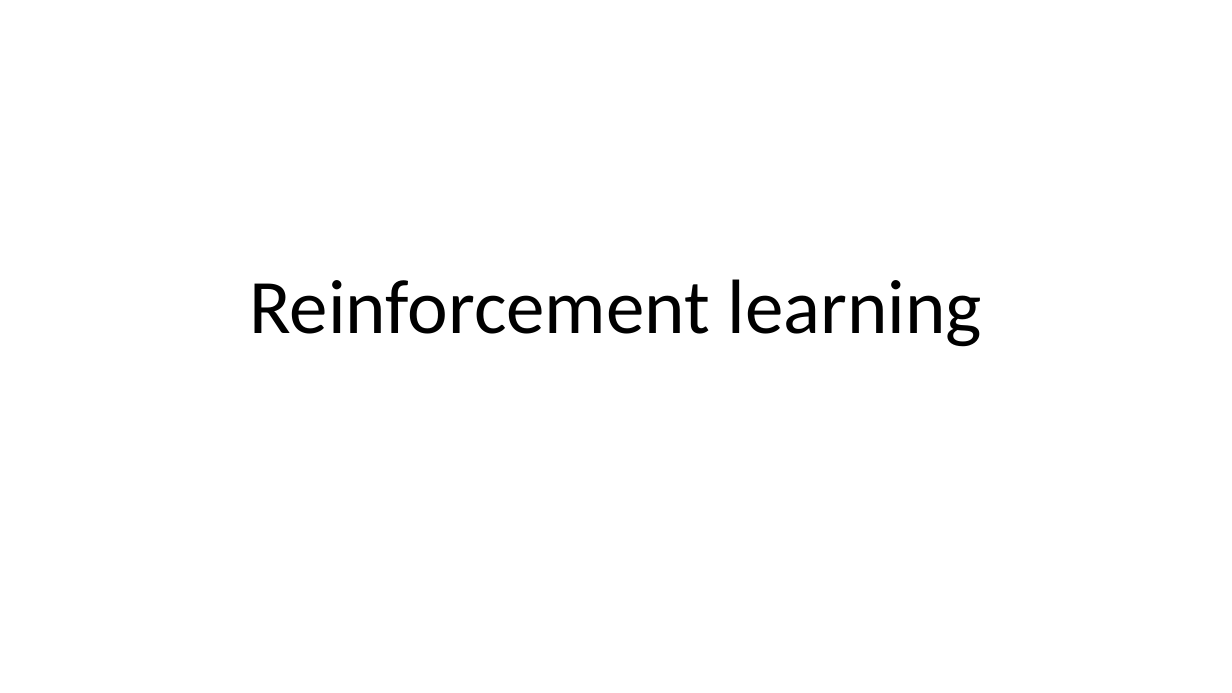
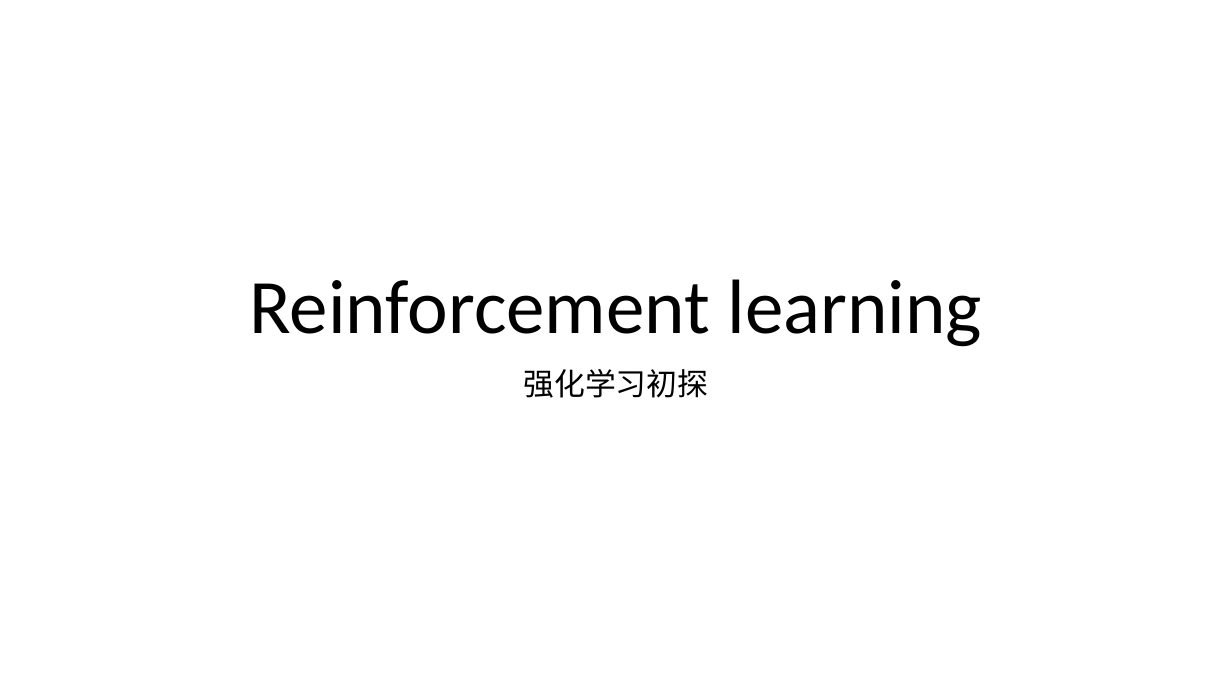
Before and after one commit to foamliu/Learning-DL, a slide deck: slide 1 of rl/RL.pptx. Drawn at 1232x693 pixels with LibreOffice and Linux fonts; fonts in the diff are those of the drawing. Boxes give left, top, right and bottom in pixels: in the first picture for what was removed or moved away, otherwise in the second. Text is boxed around its words. In the diff, an @@ line names an element or a change of style, - is before the commit and + after.

```diff
--- a/rl/RL.pptx
+++ b/rl/RL.pptx
@@ subtitle added at box(524, 369, 709, 398), 24 pt, text #000000 @@
+强化学习初探
```
Also in this commit, not shown: 16 slides added, 1 other file.
